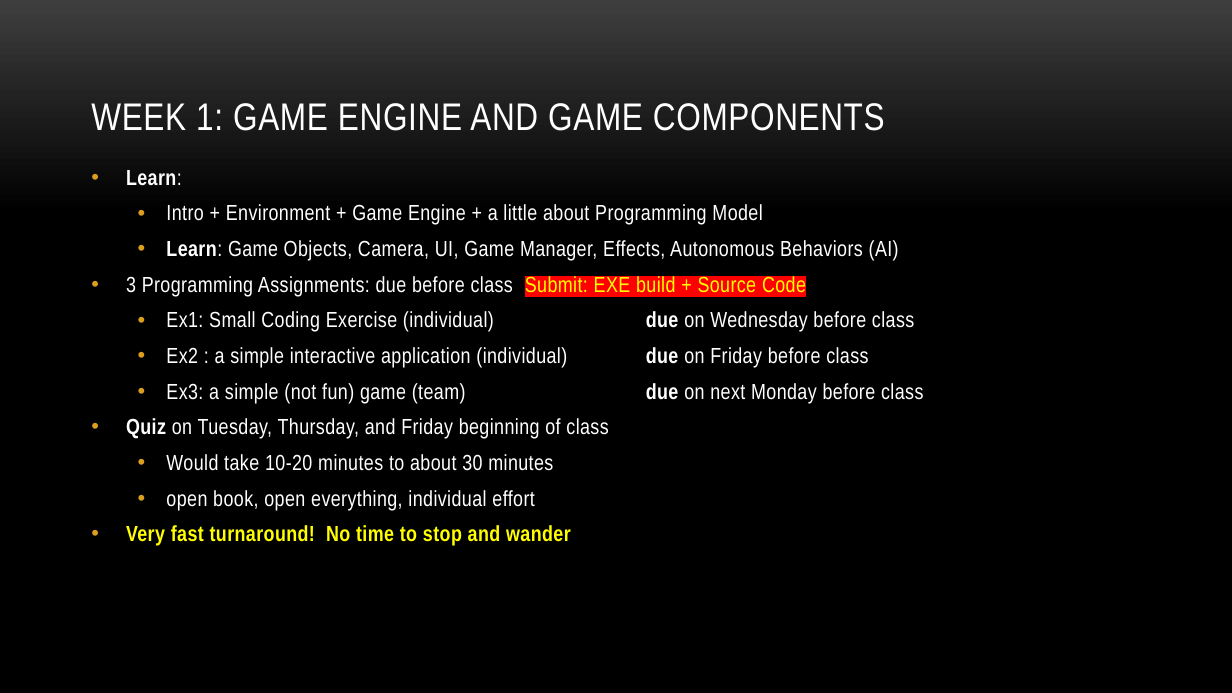
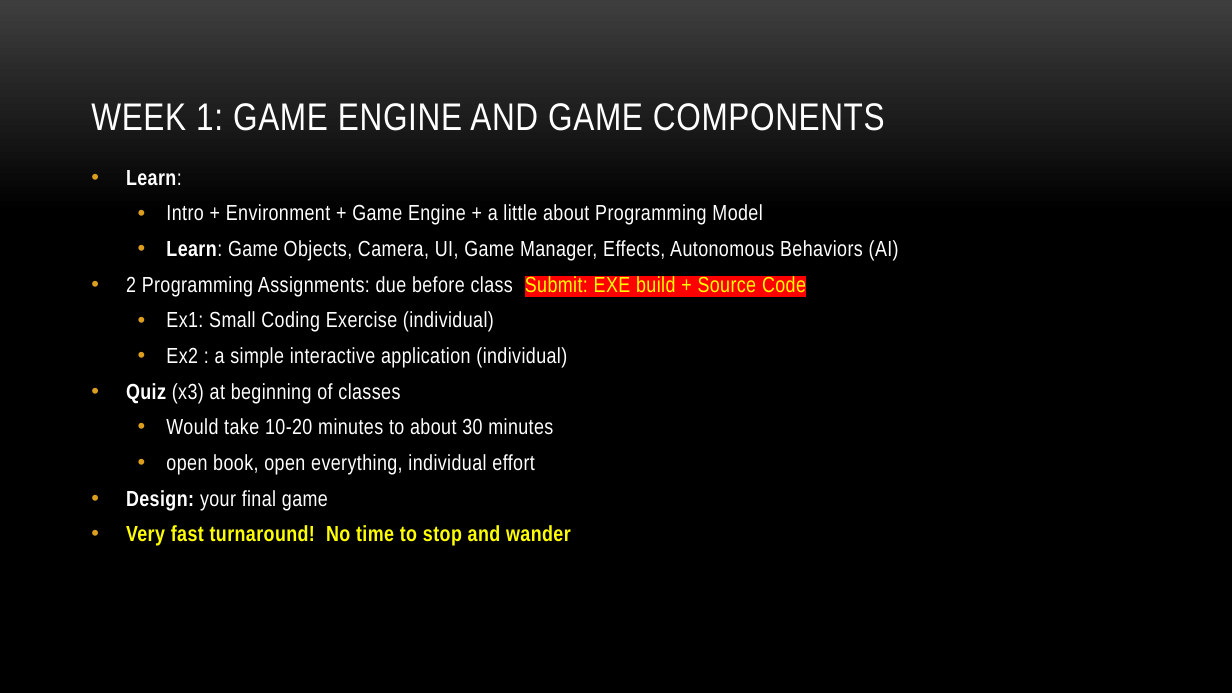
Before and after one commit to myuwbclasses/IntroGameDev-XJTU, a slide deck: slide 12 of PPT/Intro.pptx. Drawn at 1232x693 pixels with LibreOffice and Linux fonts; fonts in the diff are those of the drawing; background and template pictures are left out. Boxes give left, top, right and bottom in pixels: in the first picture for what was removed or moved away, otherwise in the second. Text is boxed around its words. In the diff, an @@ line names an element or a change of style, - is before the commit and + after.

```diff
--- a/PPT/Intro.pptx
+++ b/PPT/Intro.pptx
@@ text at box(126, 274, 806, 404): text changed @@
-• 3 Programming Assignments: due before class Submit: EXE build + Source Code
-  • Ex1: Small Coding Exercise (individual) due on Wednesday before class
-  • Ex2 : a simple interactive application (individual) due on Friday before class
-  • Ex3: a simple (not fun) game (team) due on next Monday before class
-• Quiz on Tuesday, Thursday, and Friday beginning of class
+• 2 Programming Assignments: due before class Submit: EXE build + Source Code
+  • Ex1: Small Coding Exercise (individual)
+  • Ex2 : a simple interactive application (individual)
+• Quiz (x3) at beginning of classes
@@ text at box(126, 490, 328, 511): paragraph added @@
+• Design: your final game
```
Also in this commit, not shown: 10 other slides changed, 9 other files.
